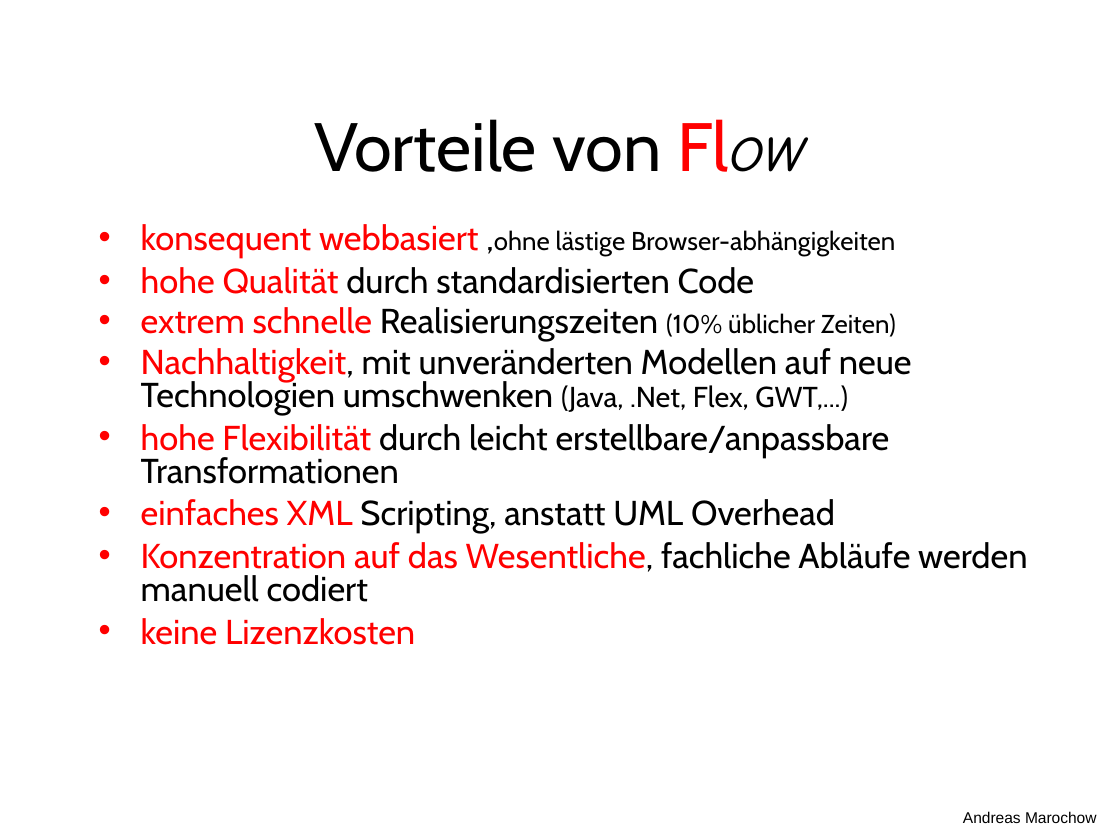
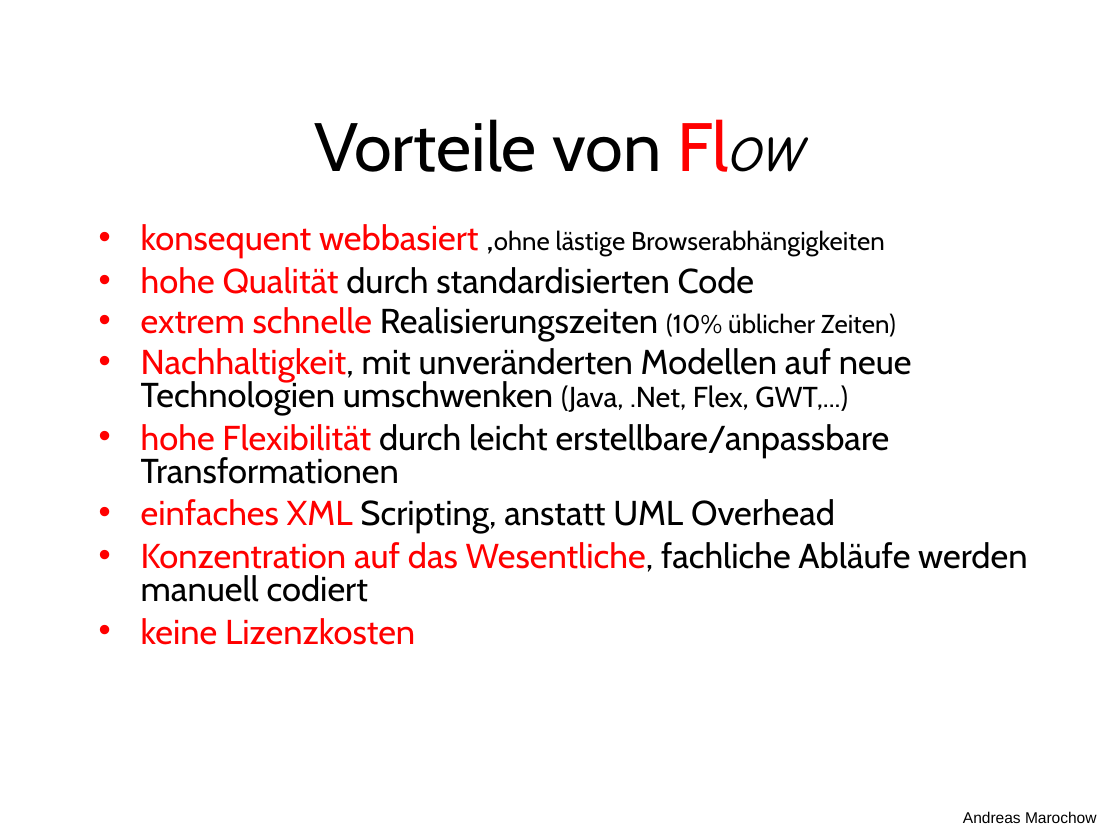
Before and after one commit to freezzer/flow, a slide deck: slide 4 of docs/Flow.ppt. Drawn at 1120x840 pixels with LibreOffice and Linux fonts; fonts in the diff are those of the drawing. Boxes give left, top, right and bottom in pixels: in the first picture for what was removed or moved away, otherwise in the second. Text is boxed around its words. In the diff, an @@ line names an element or a change of style, - is before the commit and + after.

```diff
--- a/docs/Flow.ppt
+++ b/docs/Flow.ppt
@@ text at box(141, 224, 885, 259): text changed @@
-• konsequent webbasiert ,ohne lästige Browser-abhängigkeiten
+• konsequent webbasiert ,ohne lästige Browserabhängigkeiten
```
Also in this commit, not shown: 2 other slides changed, 9 other files.
